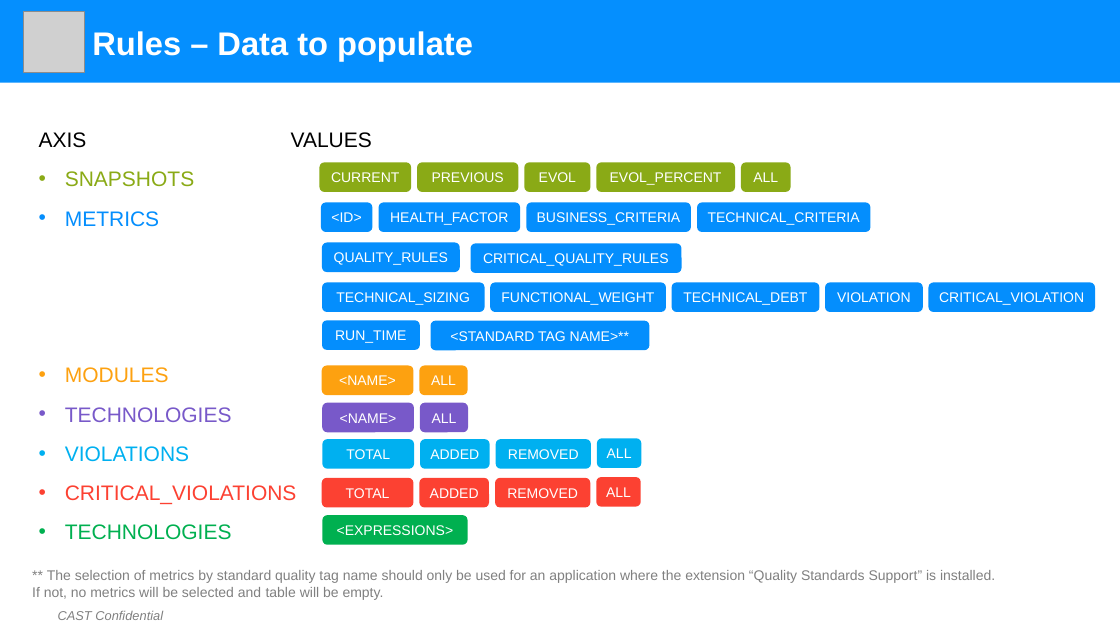
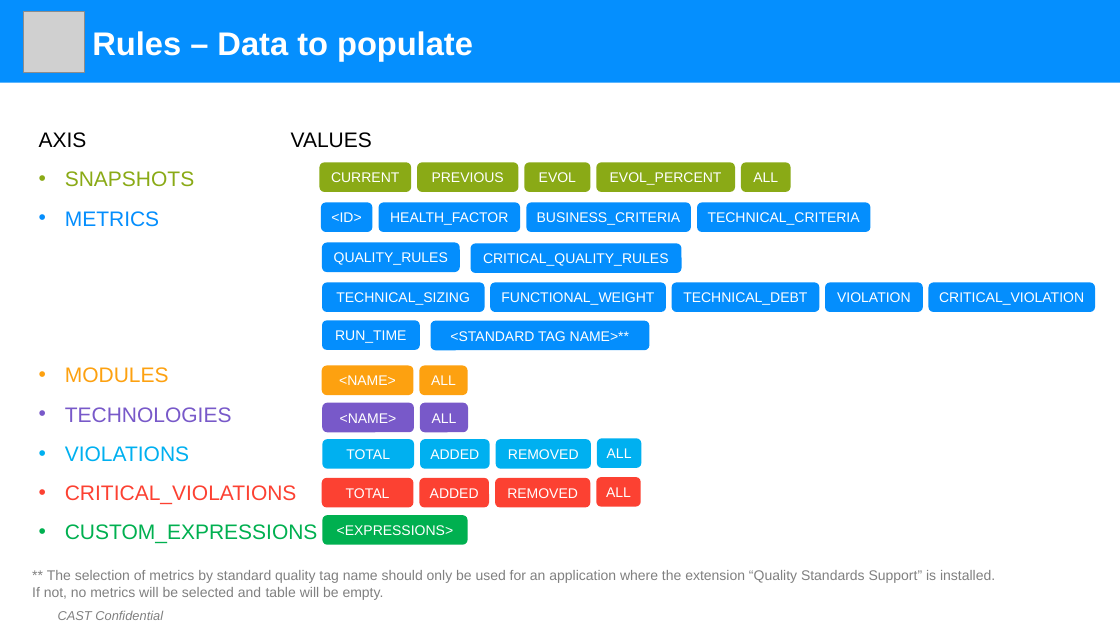
Before and after one commit to CAST-projects/ReportGenerator, a slide deck: slide 2 of CastReporting.Reporting/TemplatesFiles/Generic Table Definition.pptx. Drawn at 1120x630 pixels with LibreOffice and Linux fonts; fonts in the diff are those of the drawing; grey boxes stand for pictures; background and template pictures are left out. Boxes give left, top, right and bottom in pixels: in the first picture for what was removed or moved away, otherwise in the second. Text is boxed around its words. In the diff, an @@ line names an element or a change of style, - is before the commit and + after.

Commit message:
REPORTGEN-348: custom expression for portfolio generic content

```diff
--- a/CastReporting.Reporting/TemplatesFiles/Generic Table Definition.pptx
+++ b/CastReporting.Reporting/TemplatesFiles/Generic Table Definition.pptx
@@ text at [65, 524, 318, 544]: text changed @@
-• TECHNOLOGIES
+• CUSTOM_EXPRESSIONS
```
Also in this commit, not shown: 2 other slides changed, 8 other files.
